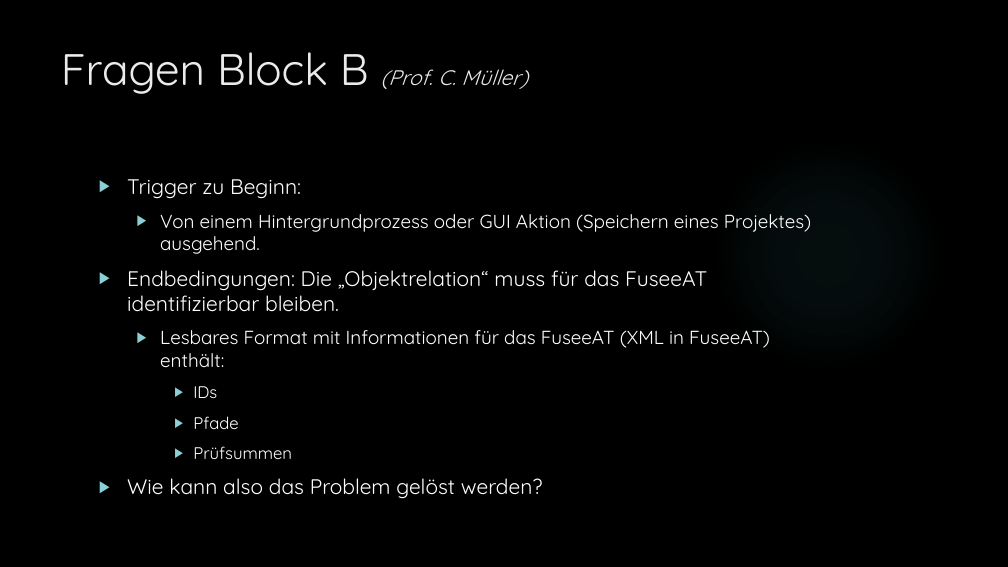
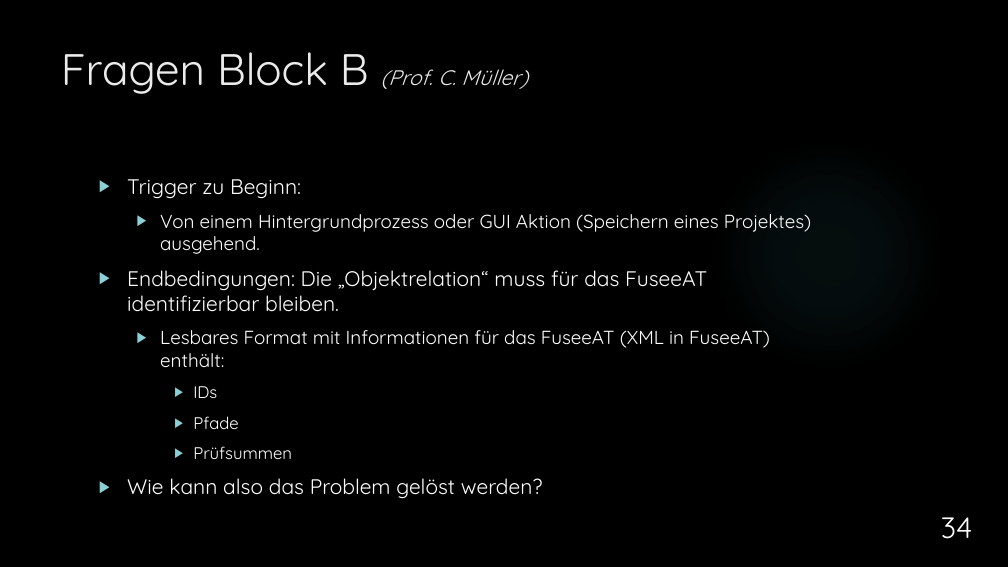
Before and after one commit to dNovel/MasterThesisWS1415, a slide deck: slide 34 of Disputation/Praesentation_DominikSteffen.pptx. Drawn at 1008x567 pixels with LibreOffice and Linux fonts; fonts in the diff are those of the drawing; background and template pictures are left out. Boxes give left, top, right and bottom in pixels: in the first picture for what was removed or moved away, otherwise in the second. Text is boxed around its words. In the diff, an @@ line names an element or a change of style, - is before the commit and + after.

```diff
--- a/Disputation/Praesentation_DominikSteffen.pptx
+++ b/Disputation/Praesentation_DominikSteffen.pptx
@@ page number added at (x1=941, y1=517, x2=973, y2=539), 28 pt, text #FFFFFF @@
+34
```
Also in this commit, not shown: 45 other slides changed.
